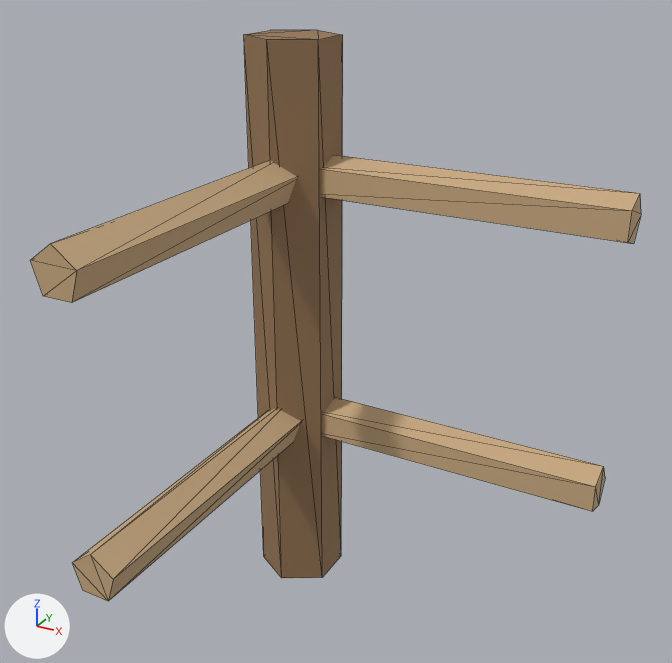
The glTF model assets/3d/models/pen_fence_06.glb as it was, and as the next commit left it.
One viewpoint serves both versions: a 50 mm lens placed at (0.716, -1.177, 1.045), pointed at (0.17, -0.183, 0.548). The lights are fixed; the arrows at lower left show +X, +Y and +Z. The older version comes first. Mesh edges are drawn as thin lines. Vertices at exactly the same position are counted once.

Script lines for the objects in view, before the commit:
```python
me_pen_fence_06 = bpy.data.meshes.new('pen_fence_06')
me_pen_fence_06.from_pydata(...)  # a 6-sided cylinder along z spanning x -0.061..0.061, y -0.07..0.07, z 0.0..0.9, material slot 0; a 5-sided cylinder along x spanning x 0.0..0.5, y -0.028..0.035, z 0.267..0.333, material slot 1; a 5-sided cylinder along x spanning x 0.0..0.5, y -0.028..0.035, z 0.667..0.733, material slot 1; a 5-sided cylinder along y spanning x -0.033..0.033, y -0.5..0.0, z 0.272..0.335, material slot 1; a 5-sided cylinder along y spanning x -0.033..0.033, y -0.5..0.0, z 0.672..0.735, material slot 1
me_pen_fence_06.materials.append(mat_trunk)  # brown #957655
me_pen_fence_06.materials.append(mat_wood)  # beige #c8aa81
ob_pen_fence_06 = bpy.data.objects.new('pen_fence_06', me_pen_fence_06)
ob_pen_fence_06.location = (0.0, 0.0, 0.0)
```
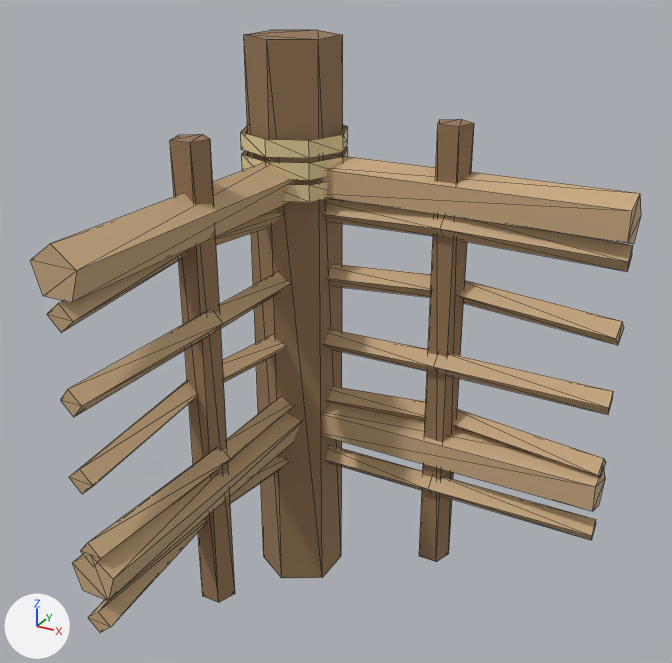
The change, as a list of edits to the scene's bpy script:
```text
Add mat_thatch:
    mat_thatch = principled_material('thatch')
    mat_thatch.base_color = (0.78, 0.64, 0.33)  # beige #e5d19b
    mat_thatch.roughness = 0.85
Change me_pen_fence_06:
    used by ob_pen_fence_06; location = (0.0, 0.0, 0.0)
    remove me_pen_fence_06.from_pydata(...)  # 52 vertices, 84 faces; spans x -0.061..0.5, y -0.5..0.07, z 0.0..0.9
    add me_pen_fence_06.from_pydata(...)  # 240 vertices, 364 faces; spans x -0.081..0.501, y -0.501..0.081, z 0.0..0.9
    me_pen_fence_06 part 1: a new loose piece, a 5-sided cylinder along z spanning x 0.225..0.275, y -0.021..0.026, z 0.1..0.8, in mat_trunk (brown #957655)
    me_pen_fence_06 part 2: a new loose piece, a 5-sided cylinder along z spanning x -0.025..0.025, y -0.271..-0.224, z 0.1..0.8, in mat_trunk (brown #957655)
    me_pen_fence_06 part 3
    10 faces are deleted
    120 vertices are added at x -0.081..0.501, y -0.501..0.081, z 0.212..0.742
    24 new vertices lie (0.0, 0.0, 0.025) away from vertices in x -0.081..0.081, y -0.081..0.081, z 0.678..0.742
    6 new vertices lie (0.019, 0.0, 0.017) away from vertices in x -0.018..-0.001, y -0.501..-0.499, z 0.212..0.651
    6 new vertices lie (-0.017, 0.0, -0.019) away from vertices in x -0.001..0.018, y -0.001..0.001, z 0.231..0.668
    6 new vertices lie (0.002, 0.019, -0.017) away from vertices in x -0.001, y -0.018..-0.001, z 0.229..0.668
    6 new vertices lie (0.002, -0.017, 0.019) away from vertices in x 0.499, y -0.001..0.018, z 0.212..0.649
    48 new faces join them, mat_thatch (beige #e5d19b)
    210 new faces join them, mat_wood (beige #c8aa81)
    add me_pen_fence_06.materials.append(mat_thatch)  # beige #e5d19b
```

Boxes (x1, y1, x2, y2) around the edits, measured in the pictures (672 x 663 px):
'pen_fence_06', reshaped
    before: (30, 30, 641, 601)
    after: (30, 30, 641, 633)
part 1 of me_pen_fence_06, added (brown)
    after: (419, 119, 474, 562)
part 2 of me_pen_fence_06, added (brown)
    after: (170, 134, 235, 603)
part 3 of me_pen_fence_06, built on
    before: (593, 195, 641, 511)
    after: (47, 125, 641, 633)
